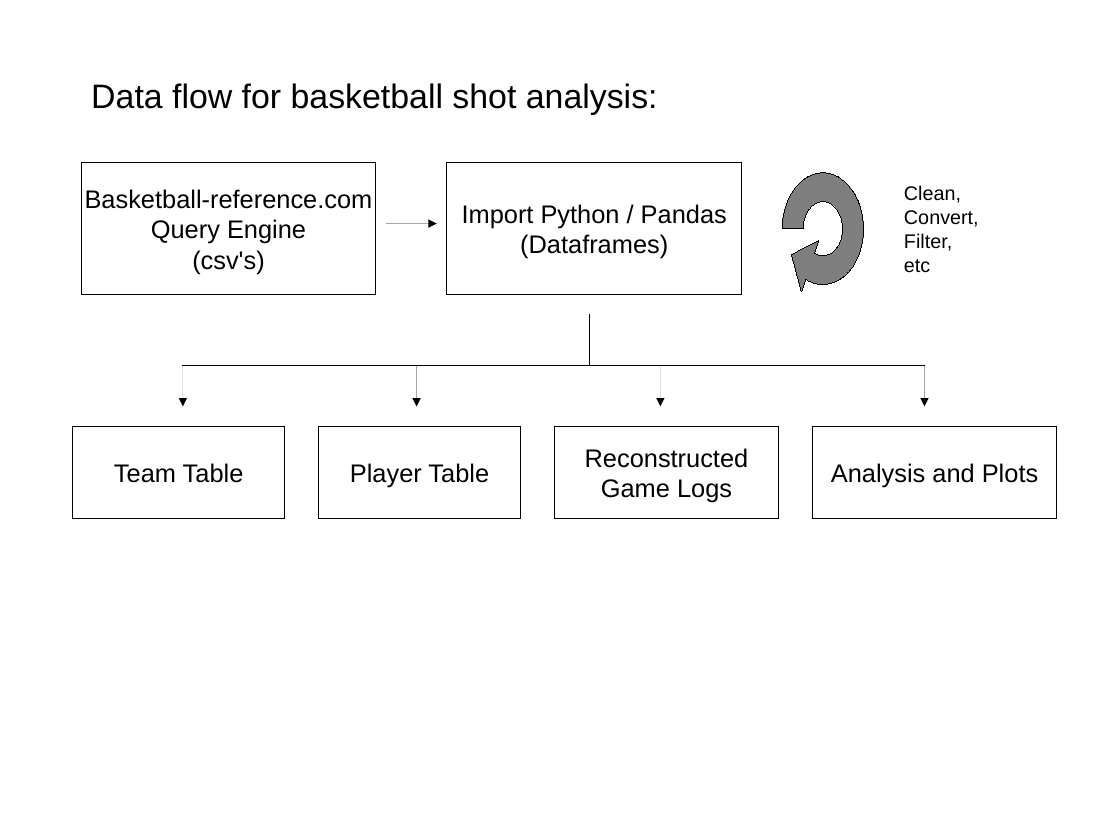
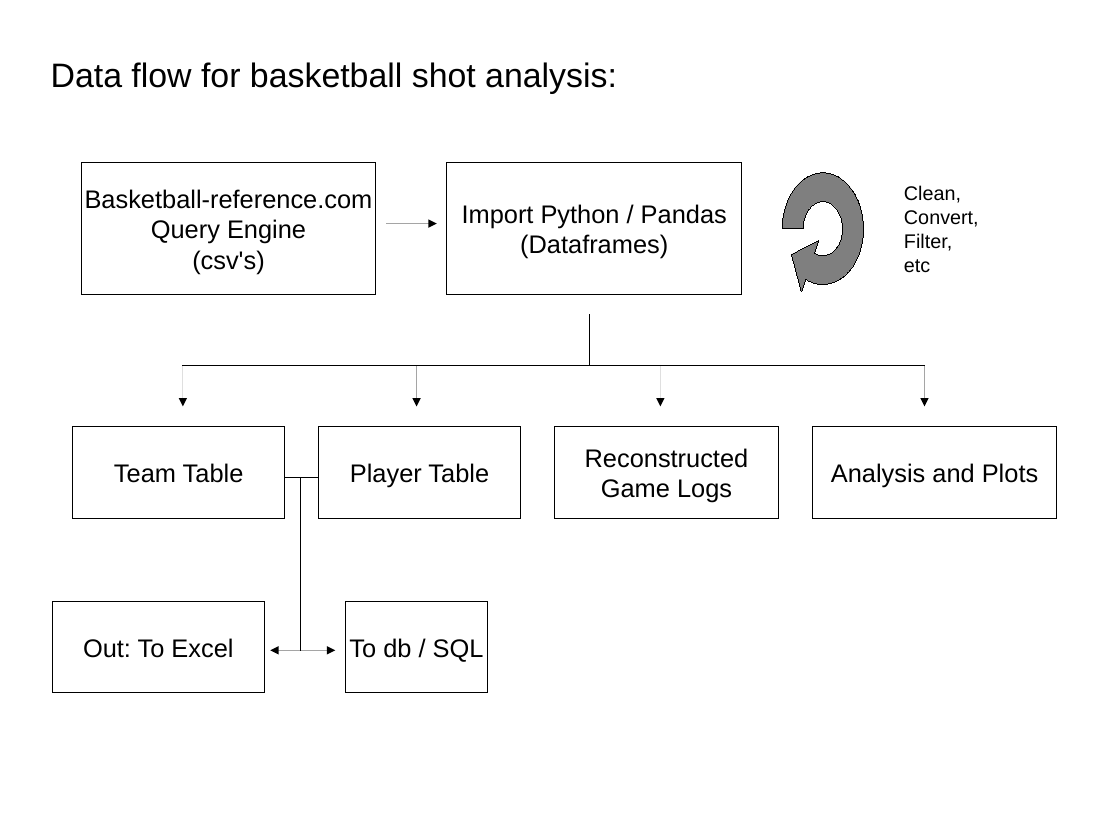
Before and after one commit to marcdata/pynba-tfo, a slide deck: slide 1 of Data Flowchart.odp. Drawn at 1120x840 pixels with LibreOffice and Linux fonts; fonts in the diff are those of the drawing. Boxes give left, top, right and bottom in pixels: in the first picture for what was removed or moved away, otherwise in the second. Text is boxed around its words. In the diff, an @@ line names an element or a change of style, - is before the commit and + after.

Commit message:
update documentation
updated documentation / drafts, pdfs, data flow chart

```diff
--- a/Data Flowchart.odp
+++ b/Data Flowchart.odp
@@ text "Data flow for basketball shot ...": place and size @@
-text "Data flow for basketball shot ..." at box(91, 83, 658, 114)
+text "Data flow for basketball shot ..." at box(51, 62, 617, 94)
@@ line added from (285, 478) to (319, 478), #000000 0 pt @@
@@ line added from (301, 478) to (301, 650), #000000 0 pt @@
@@ rectangle added at box(53, 602, 264, 693), fill #FFFFFF, outline #000000 0 pt, 18 pt, text #000000 @@
+Out: To Excel
@@ rectangle added at box(346, 602, 488, 693), fill #FFFFFF, outline #000000 0 pt, 18 pt, text #000000 @@
+To db / SQL
@@ arrow added from (301, 650) to (270, 650), #000000 0 pt @@
@@ arrow added from (301, 650) to (335, 650), #000000 0 pt @@
```
Also in this commit, not shown: 1 other slide changed, 31 other files.
